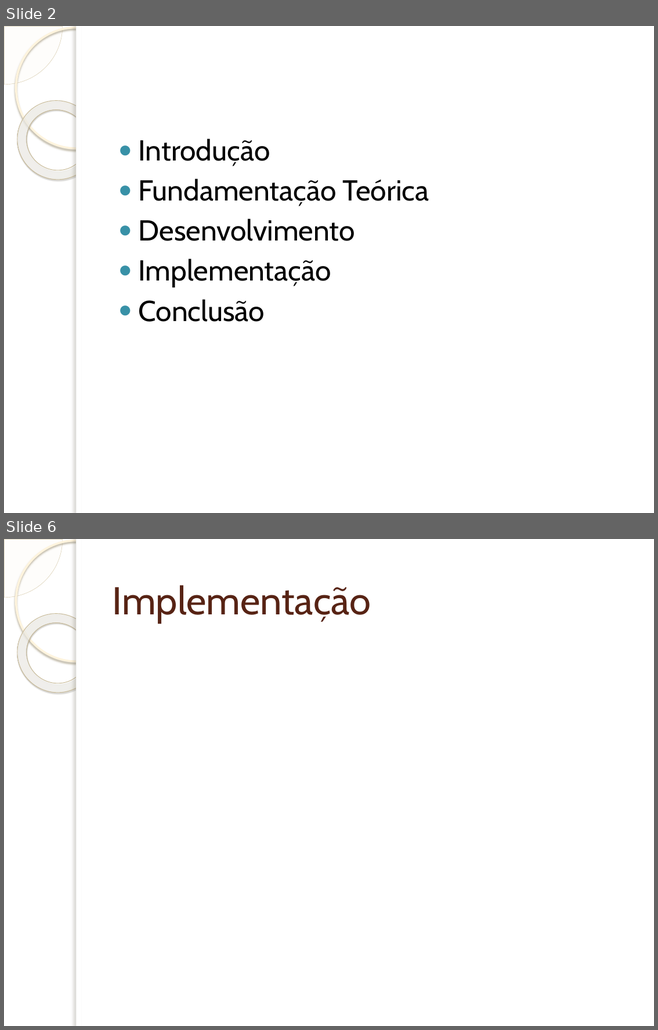
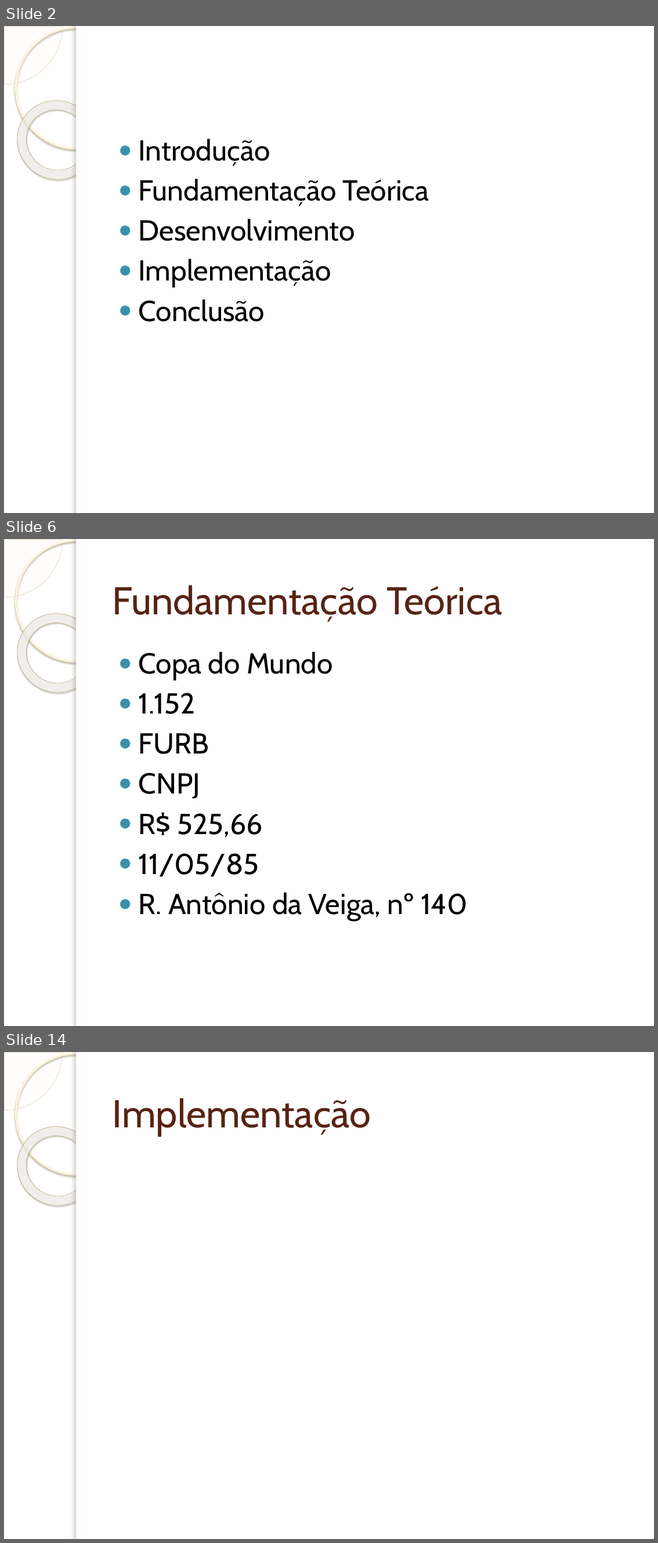
Before and after one commit to wendeldavid/soundwave, a slide deck: docs/tcc/Implementação de Suporta à Programação e Interpretação da.pptx. Shown one above the other, each under a label of ours: slides 2 and 6 before the commit, slides 2, 6 and 14 after it; the slides between them are not shown. The pictures are 658x1030 and 658x1543 pixels, drawn with LibreOffice and Linux fonts; fonts in the diff are those of the drawing; background and template pictures are left out. Boxes give left, top, right and bottom in pixels: in the first picture for what was removed or moved away, otherwise in the second. Text is boxed around its words. In the diff, an @@ line names an element or a change of style, - is before the commit and + after.

```diff
--- a/docs/tcc/Implementação de Suporta à Programação e Interpretação da.pptx
+++ b/docs/tcc/Implementação de Suporta à Programação e Interpretação da.pptx
@@ slide 6 added at [4,539,654,1026], background picture (left out); not listed: 5 template elements that a slide beside it also shows @@
@@ title added at [112,585,502,622], 43 pt, text #572314 @@
+Fundamentação Teórica
@@ text added at [139,652,467,920], 32 pt, text #000000 @@
+● Copa do Mundo
+● 1.152
+● FURB
+● CNPJ
+● R$ 525,66
+● 11/05/85
+● R. Antônio da Veiga, nº 140
@@ what was slide 6 is now slide 14 @@
```
Also in this commit, not shown: 3 slides changed, 8 other slides added, 1 slide removed.
